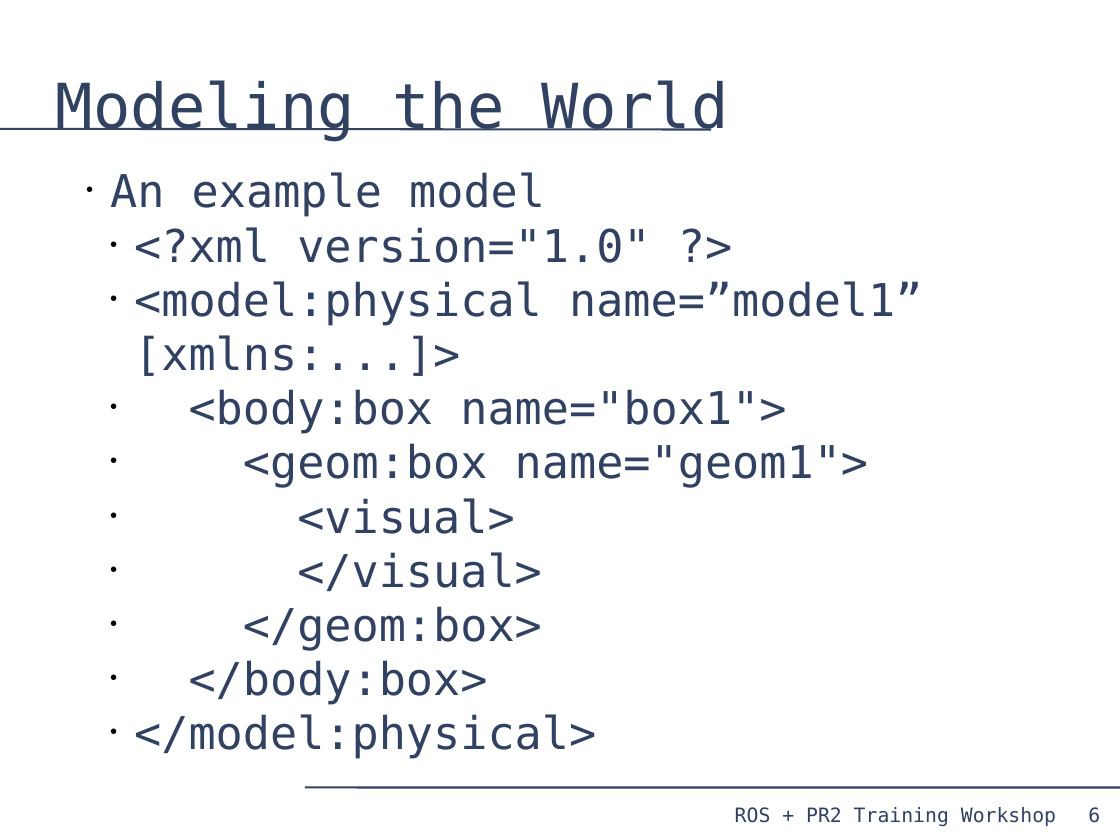
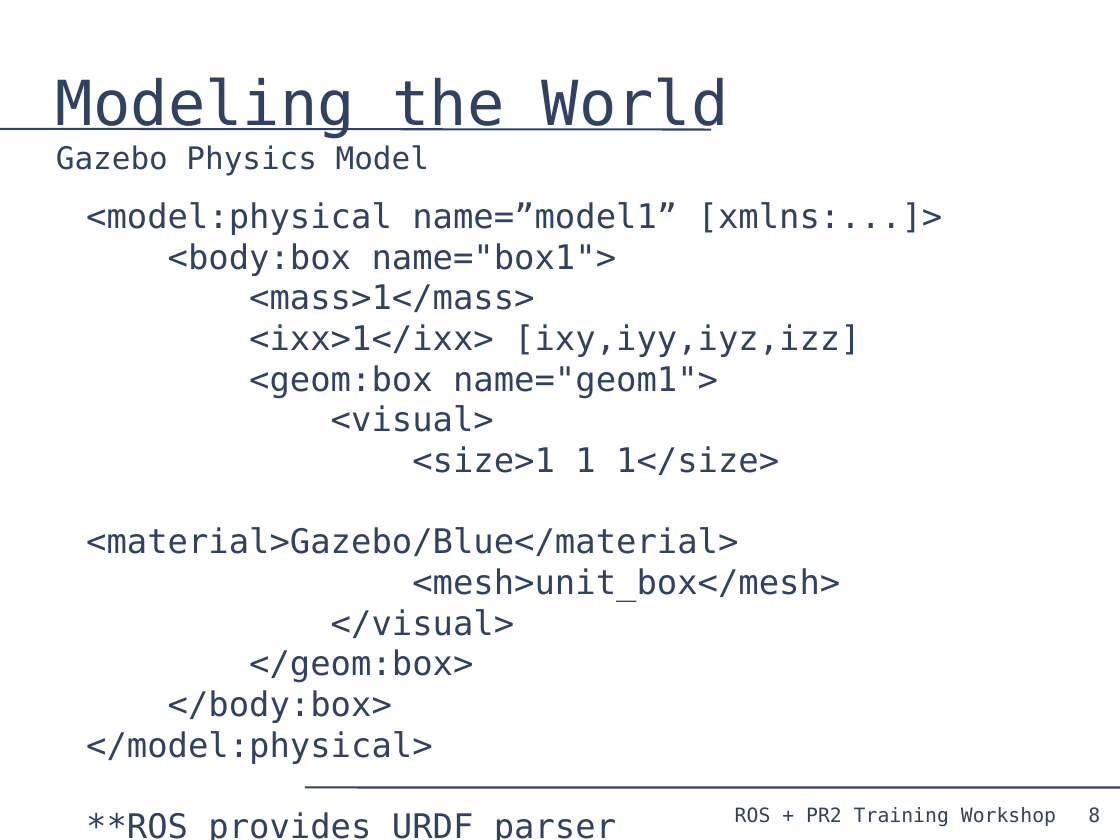
Before and after one commit to PR2/pr2_docs, a slide deck: slide 8 of pr2_training_workshop/simulation/simulation_training_workshop.odp (slide 6 before the commit). Drawn at 1120x840 pixels with LibreOffice and Linux fonts; fonts in the diff are those of the drawing. Boxes give left, top, right and bottom in pixels: in the first picture for what was removed or moved away, otherwise in the second. Text is boxed around its words. In the diff, an @@ line names an element or a change of style, - is before the commit and + after.

```diff
--- a/pr2_training_workshop/simulation/simulation_training_workshop.odp
+++ b/pr2_training_workshop/simulation/simulation_training_workshop.odp
@@ title at bbox=[56, 77, 729, 175]: text changed; size 44 to 22 pt @@
-Modeling the World
+Modeling the World
+Gazebo Physics Model
@@ text at bbox=[110, 172, 650, 263]: paragraphs removed @@
-• An example model
-  • <?xml version="1.0" ?>
@@ text "<model:physical name=”model1” [xmlns:...]>": place and size @@
-text "<model:physical name=”model1” [xmlns:...]>" at bbox=[110, 172, 922, 759]
+text "<model:physical name=”model1” [xmlns:...]>" at bbox=[86, 202, 943, 840]
@@ text at bbox=[86, 202, 943, 764]: size 32 to 24 pt in "<model:physical name=”model1” [xmlns:...]>", "<body:box name="box1">", "<geom:box name="geom1">", "<visual>" and 4 more places; bullet • to none; list level 2 to 1 in "<model:physical name=”model1” [xmlns:...]>"; list level 2 to 1 in "<body:box name="box1">"; list level 2 to 1 in "<geom:box name="geom1">"; list level 2 to 1 in "<visual>"; list level 2 to 1 in "</visual>"; list level 2 to 1 in "</geom:box>"; list level 2 to 1 in "</body:box>"; list level 2 to 1 in "</model:physical>" @@
@@ text at bbox=[249, 284, 861, 357]: paragraphs added @@
+<mass>1</mass>
+<ixx>1</ixx> [ixy,iyy,iyz,izz]
@@ text at bbox=[86, 446, 840, 601]: paragraphs added @@
+<size>1 1 1</size>
+<material>Gazebo/Blue</material>
+<mesh>unit_box</mesh>
@@ page number at bbox=[1088, 807, 1100, 823]: text changed @@
-6
+8
@@ text at bbox=[86, 812, 616, 840]: paragraph added @@
+**ROS provides URDF parser
```
Also in this commit, not shown: 17 other slides changed, 3 slides added.
